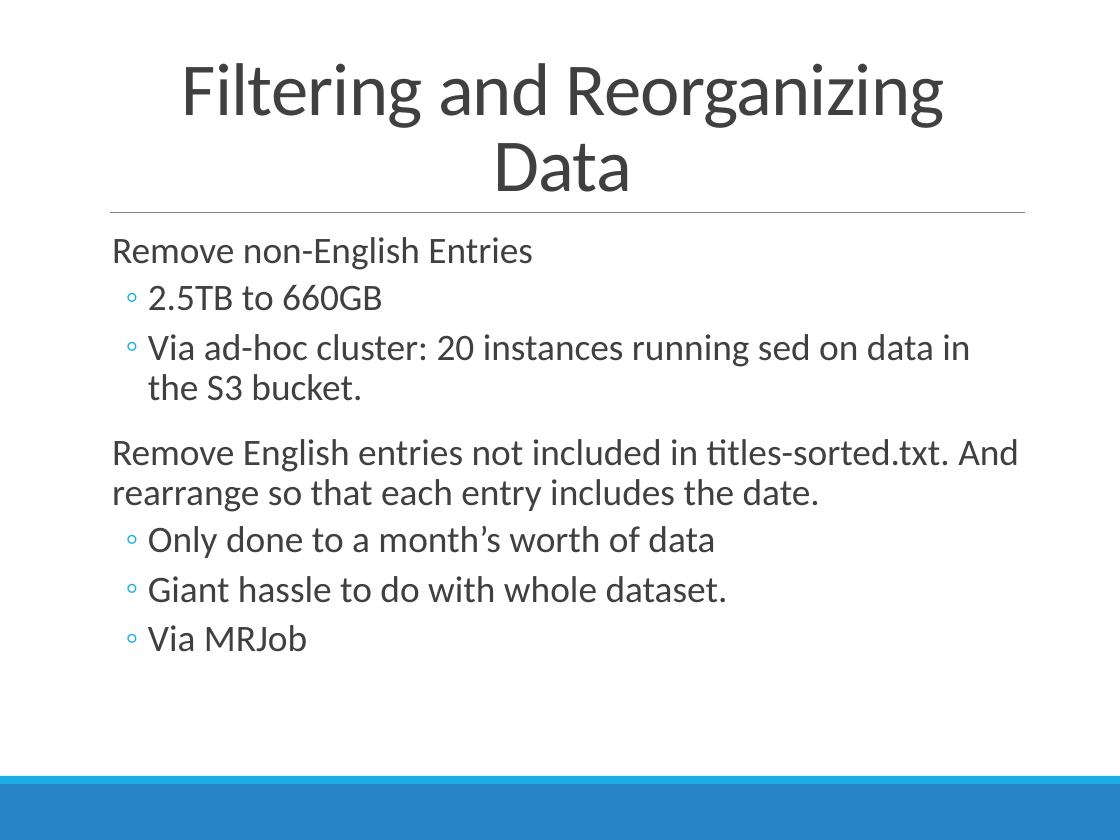
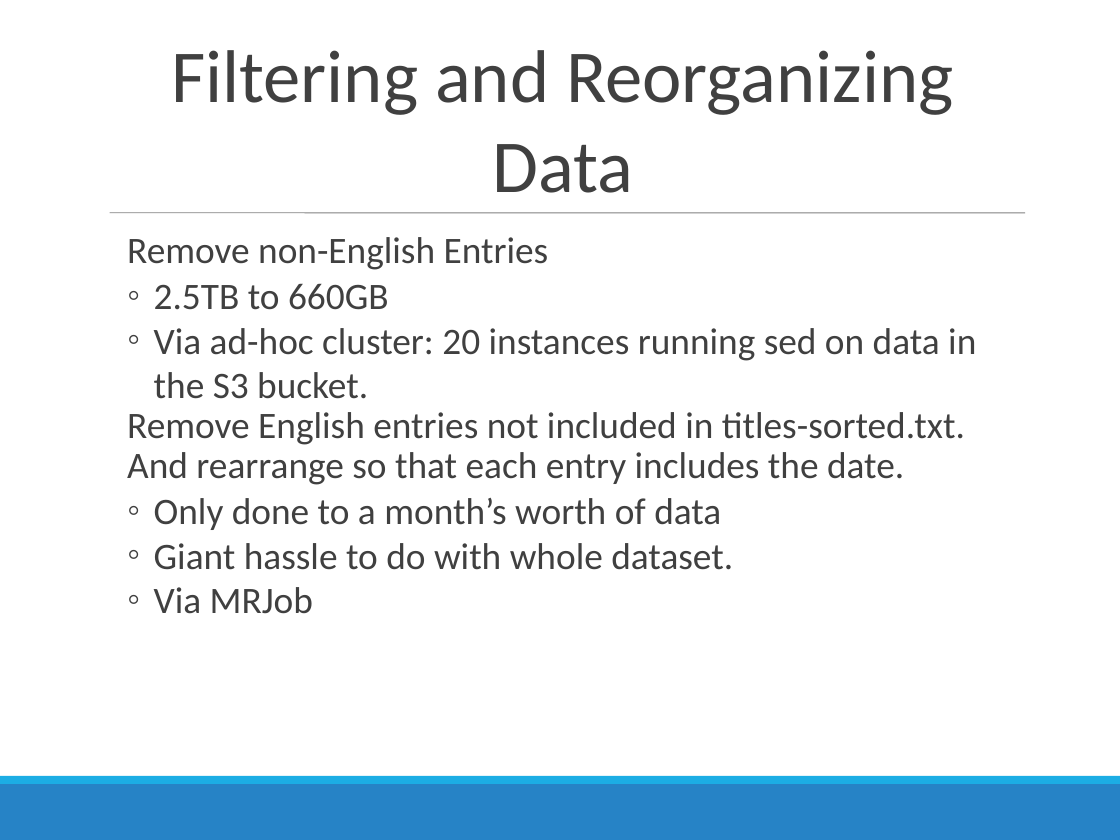
Before and after one commit to shugamoe/cs123_wiki_proj, a slide deck: slide 6 of CS123 Wikipedia Data Project.pptx. Drawn at 1120x840 pixels with LibreOffice and Linux fonts; fonts in the diff are those of the drawing. Boxes give left, top, right and bottom in pixels: in the first picture for what was removed or moved away, otherwise in the second. Text is boxed around its words. In the diff, an @@ line names an element or a change of style, - is before the commit and + after.

```diff
--- a/CS123 Wikipedia Data Project.pptx
+++ b/CS123 Wikipedia Data Project.pptx
@@ text "Filtering and Reorganizing Data" at box(171, 50, 953, 193): letter spacing -0.5 to 0 pt; line spacing 0.85 to 1 @@
@@ text "Remove non-English Entries" at box(127, 237, 976, 614): indent changed; less space between paragraphs; line spacing 0.9 to 1 @@
@@ line (110, 213) - (1025, 213): stroke #808080 0.5 pt to #808080 0.51 pt @@
```
Also in this commit, not shown: 7 other slides changed, 1 slide added, 1 slide removed, 3 other files.
